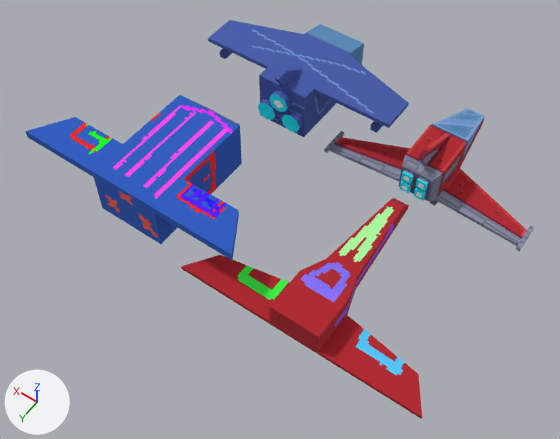
What one commit did to the Blender file sourceAssets/shipmodels.blend.
One viewpoint serves both versions: a 50 mm camera at (-4.38, 13.14, 14.03) aimed at (2.45, 3.59, -0.98). Lighting does not change. The marker at lower left points along +X, +Y and +Z.

The first picture shows 'ProtoBig', 'ProtoSmall', 'ShipBig', 'ShipSmall'.
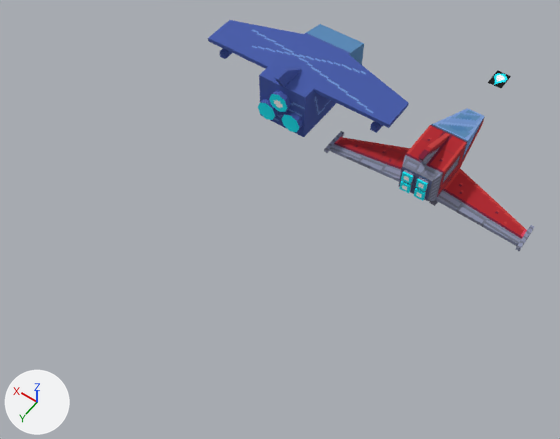
Changed parts and their boxes (x1, y1, x2, y2) in the pictures (560 x 439 px):
'ProtoBig', deleted (blue): before (25, 95, 242, 260)
'ProtoSmall', deleted (red): before (181, 198, 422, 419)
'BulletSmallBlue', added: after (488, 70, 511, 88)

Patch to the scene script:
```diff
--- a/sourceAssets/shipmodels.blend.py
+++ b/sourceAssets/shipmodels.blend.py
@@ me_bulletsmallblue @@
+me_bulletsmallblue.from_pydata(...)  # 4 vertices, 1 face; spans x -0.2..0.2, y -0.3..0.3, z 0.0
+me_bulletsmallblue.materials.append(mat_material_001)  # picture img_ships_png
@@ ob_protosmall @@
-ob_protosmall = bpy.data.objects.new('ProtoSmall', me_protosmall)
-ob_protosmall.location = (0.01, 4.44, 0.0)
@@ ob_protobig @@
-ob_protobig = bpy.data.objects.new('ProtoBig', me_protobig)
-ob_protobig.location = (4.72, 4.28, 0.0)
@@ ob_bulletsmallblue @@
+ob_bulletsmallblue = bpy.data.objects.new('BulletSmallBlue', me_bulletsmallblue)
+ob_bulletsmallblue.location = (0.0, -3.05, 0.0)
```
